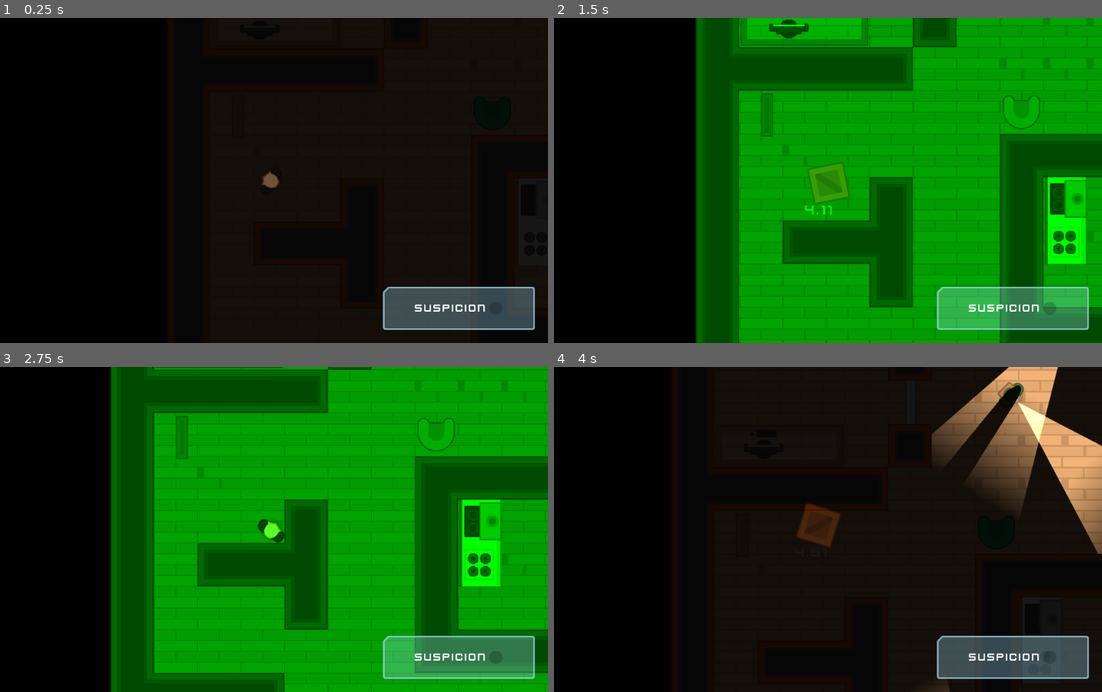
Above: before the commit, frames 1-4 (two rows, left to right).
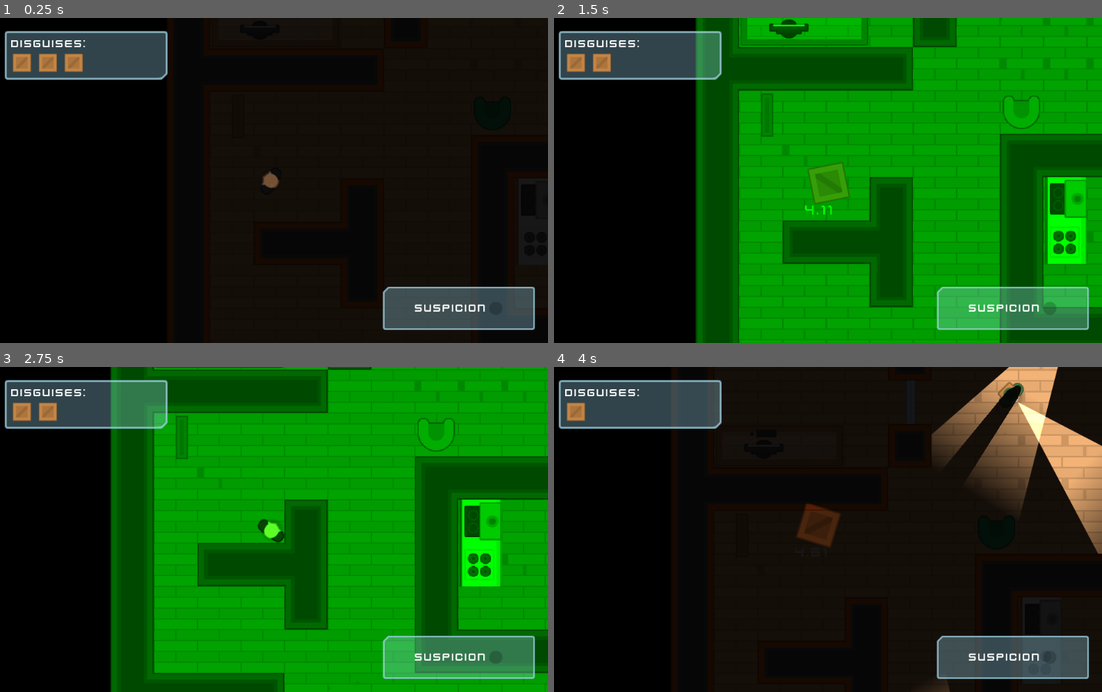
Above: after the commit, the same moments.

Repository: oboshape-godot/4-Heist-Meisters-3.2
Game: Godot game, scene res://Scenes/Levels/Level1.tscn
The game is run twice, just before and just after one commit, with the same random seed, the same clock (stepped at 60 frames per second) and the same inputs. Sound files missing from this copy of the repository are replaced by a short silence.
Inputs (mouse positions are in pixels of both pictures, inside the frame that each line leads up to):
- Up to frame 1 (0.25 s): no input
- Up to frame 2 (1.5 s): tap Enter at 0.5 s; move the mouse to (789, 115) at 0.52 s; hold D (move_right) 0.53-1.28 s; tap E (toggle_disguise) at 0.6 s; click (789, 115) at 0.67 s; move the mouse to (795, 24) at 1.27 s; hold S (move_down) from 1.28 s (still down); tap Space (toggle_vision_mode) at 1.35 s; click (795, 24) at 1.42 s
- Up to frame 3 (2.75 s): move the mouse to (323, 458) at 2.02 s; release S (move_down) at 2.03 s; hold D (move_right) from 2.03 s (still down); tap E (toggle_disguise) at 2.1 s
- Up to frame 4 (4 s): move the mouse to (795, 594) at 2.77 s; release D (move_right) at 2.78 s; hold W (move_up) 2.78-3.53 s; tap Space (toggle_vision_mode) at 2.85 s; click (795, 594) at 2.92 s; move the mouse to (992, 578) at 3.52 s; hold A (move_left) from 3.53 s (still down); tap E (toggle_disguise) at 3.6 s

The runs differ from the first frame. In frame 1, 4.5% of the frame differs, in the area x 0-31%, y 3-20%; in frame 2, 4.5%; in frame 3, 4.5%; in frame 4, 4.5%.

Commit message:
after : grabbing the loot lecture

Diff:
--- /dev/null
+++ b/Interface/DisguiseCounter.gd
@@ -0,0 +1,8 @@
+extends ItemList
+
+var disguise_icon = preload("res://Imported Assets/GFX/PNG/Tiles/tile_129.png")
+
+func update_disguises(_itemcount):
+	clear()
+	for _item in range(_itemcount):
+		add_icon_item(disguise_icon, false)
--- a/Interface/GUI.tscn
+++ b/Interface/GUI.tscn
@@ -1,10 +1,13 @@
-[gd_scene load_steps=6 format=2]
+[gd_scene load_steps=9 format=2]
 
 [ext_resource path="res://Imported Assets/GFX/Interface/PNG/glassPanel_cornerTL.png" type="Texture" id=1]
 [ext_resource path="res://Interface/White_Label_text_style.tres" type="Theme" id=2]
 [ext_resource path="res://Imported Assets/GFX/Interface/PNG/dotRed.png" type="Texture" id=3]
 [ext_resource path="res://Imported Assets/GFX/Interface/PNG/dot_shadow.png" type="Texture" id=4]
 [ext_resource path="res://Interface/SuspicionMeter.gd" type="Script" id=5]
+[ext_resource path="res://Imported Assets/GFX/Interface/PNG/glassPanel_cornerBR.png" type="Texture" id=6]
+[ext_resource path="res://Imported Assets/GFX/PNG/Tiles/tile_129.png" type="Texture" id=7]
+[ext_resource path="res://Interface/DisguiseCounter.gd" type="Script" id=8]
 
 [node name="GUI" type="CanvasLayer"]
 
@@ -75,3 +78,43 @@
 texture_progress = ExtResource( 3 )
 fill_mode = 4
 script = ExtResource( 5 )
+
+[node name="Disguises_UI" type="NinePatchRect" parent="Control"]
+margin_right = 300.0
+margin_bottom = 90.0
+texture = ExtResource( 6 )
+patch_margin_left = 12
+patch_margin_top = 12
+patch_margin_right = 12
+patch_margin_bottom = 12
+__meta__ = {
+"_edit_use_anchors_": true
+}
+
+[node name="VBoxContainer" type="VBoxContainer" parent="Control/Disguises_UI"]
+anchor_right = 1.0
+anchor_bottom = 1.0
+margin_left = 12.0
+margin_top = 12.0
+margin_right = -12.0
+margin_bottom = -12.0
+__meta__ = {
+"_edit_use_anchors_": false
+}
+
+[node name="Label" type="Label" parent="Control/Disguises_UI/VBoxContainer"]
+margin_right = 276.0
+margin_bottom = 23.0
+text = "DISGUISES:"
+
+[node name="DisguiseCounter" type="ItemList" parent="Control/Disguises_UI/VBoxContainer" groups=[
+"disguise_display",
+]]
+margin_top = 27.0
+margin_right = 276.0
+margin_bottom = 68.0
+items = [ "", ExtResource( 7 ), false ]
+auto_height = true
+max_columns = 7
+icon_scale = 0.619
+script = ExtResource( 8 )
--- a/Interface/White_Label_text_style.tres
+++ b/Interface/White_Label_text_style.tres
@@ -1,13 +1,39 @@
-[gd_resource type="Theme" load_steps=3 format=2]
+[gd_resource type="Theme" load_steps=9 format=2]
 
 [ext_resource path="res://Imported Assets/GFX/Interface/Fonts/kenvector_future.ttf" type="DynamicFontData" id=1]
 
-[sub_resource type="DynamicFont" id=1]
+[sub_resource type="StyleBoxEmpty" id=1]
+
+[sub_resource type="StyleBoxEmpty" id=2]
+
+[sub_resource type="StyleBoxEmpty" id=3]
+
+[sub_resource type="StyleBoxEmpty" id=4]
+
+[sub_resource type="StyleBoxEmpty" id=5]
+
+[sub_resource type="StyleBoxEmpty" id=6]
+
+[sub_resource type="DynamicFont" id=7]
 size = 20
 font_data = ExtResource( 1 )
 
 [resource]
-default_font = SubResource( 1 )
+default_font = SubResource( 7 )
+ItemList/colors/font_color = Color( 0.63, 0.63, 0.63, 1 )
+ItemList/colors/font_color_selected = Color( 1, 1, 1, 1 )
+ItemList/colors/guide_color = Color( 0, 0, 0, 0.1 )
+ItemList/constants/hseparation = 4
+ItemList/constants/icon_margin = 4
+ItemList/constants/line_separation = 2
+ItemList/constants/vseparation = 2
+ItemList/fonts/font = null
+ItemList/styles/bg = SubResource( 1 )
+ItemList/styles/bg_focus = SubResource( 2 )
+ItemList/styles/cursor = SubResource( 3 )
+ItemList/styles/cursor_unfocused = SubResource( 4 )
+ItemList/styles/selected = SubResource( 5 )
+ItemList/styles/selected_focus = SubResource( 6 )
 Label/colors/font_color = Color( 1, 1, 1, 1 )
 Label/colors/font_color_shadow = Color( 0, 0, 0, 0 )
 Label/colors/font_outline_modulate = Color( 1, 1, 1, 1 )
--- /dev/null
+++ b/Loot/Briefcase.gd
@@ -0,0 +1,7 @@
+extends Area2D
+
+
+
+func _on_Briefcase_body_entered(_body):
+	_body.collect_briefcase()
+	queue_free()
--- /dev/null
+++ b/Loot/Briefcase.tscn
@@ -0,0 +1,21 @@
+[gd_scene load_steps=4 format=2]
+
+[ext_resource path="res://Imported Assets/GFX/Loot/suitcase.png" type="Texture" id=1]
+[ext_resource path="res://Loot/Briefcase.gd" type="Script" id=2]
+
+[sub_resource type="RectangleShape2D" id=1]
+extents = Vector2( 61.4161, 55.2211 )
+
+[node name="Briefcase" type="Area2D"]
+collision_layer = 0
+script = ExtResource( 2 )
+
+[node name="Sprite" type="Sprite" parent="."]
+scale = Vector2( 0.5, 0.5 )
+texture = ExtResource( 1 )
+
+[node name="CollisionShape2D" type="CollisionShape2D" parent="."]
+visible = false
+scale = Vector2( 0.5, 0.5 )
+shape = SubResource( 1 )
+[connection signal="body_entered" from="." to="." method="_on_Briefcase_body_entered"]
--- a/Scenes/Levels/Level1.tscn
+++ b/Scenes/Levels/Level1.tscn
@@ -8,6 +8,7 @@
 [ext_resource path="res://Scenes/Doors/Door.tscn" type="PackedScene" id=6]
 [ext_resource path="res://Scenes/Doors/LockedDoor.tscn" type="PackedScene" id=7]
 [ext_resource path="res://Computer/Computer.tscn" type="PackedScene" id=8]
+[ext_resource path="res://Loot/Briefcase.tscn" type="PackedScene" id=9]
 
 [sub_resource type="OccluderPolygon2D" id=1]
 polygon = PoolVector2Array( 0, 0, 64, 0, 64, 64, 0, 64 )
@@ -794,4 +795,7 @@
 position = Vector2( 136.685, 222.83 )
 rotation = -1.5708
 lock_group = "1"
+
+[node name="Briefcase" parent="." index="9" instance=ExtResource( 9 )]
+position = Vector2( 1412.03, -338.148 )
 [connection signal="combination" from="Computers/Computer" to="LockedDoors/LockedDoor" method="_on_Computer_combination"]
--- a/Scripts/Player.gd
+++ b/Scripts/Player.gd
@@ -25,6 +25,7 @@
 	$Timer.wait_time = disguise_duration
 	disguise_label_position_offset = $disguise_time.rect_position
 	reveal()
+	get_tree().call_group("disguise_display", "update_disguises", number_of_disguises)
 
 
 func _process(_delta):
@@ -102,7 +103,13 @@
 	$disguise_time.show()
 	is_disguised = true
 	number_of_disguises -= 1
+	get_tree().call_group("disguise_display", "update_disguises", number_of_disguises)
 
 func set_disguise_Label_transform():
 	$disguise_time.rect_global_position = position + disguise_label_position_offset
 	$disguise_time.set_rotation(-global_rotation)
+
+func collect_briefcase():
+	var loot : Node = Node.new()
+	loot.set_name("Briefcase")
+	add_child(loot)
Not shown: 1 places in Scenes/Levels/Level1.tscn that only renumber resources
